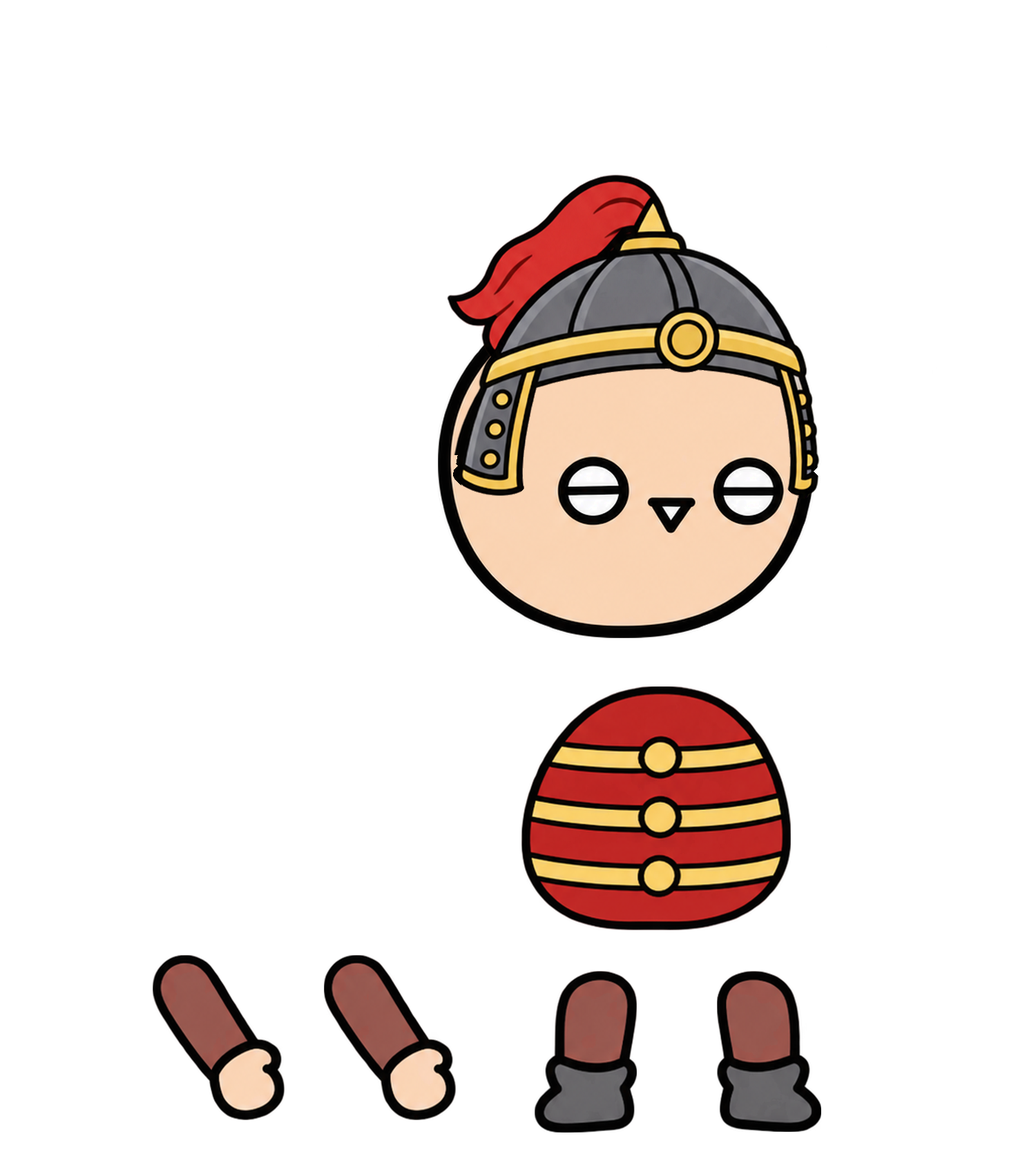
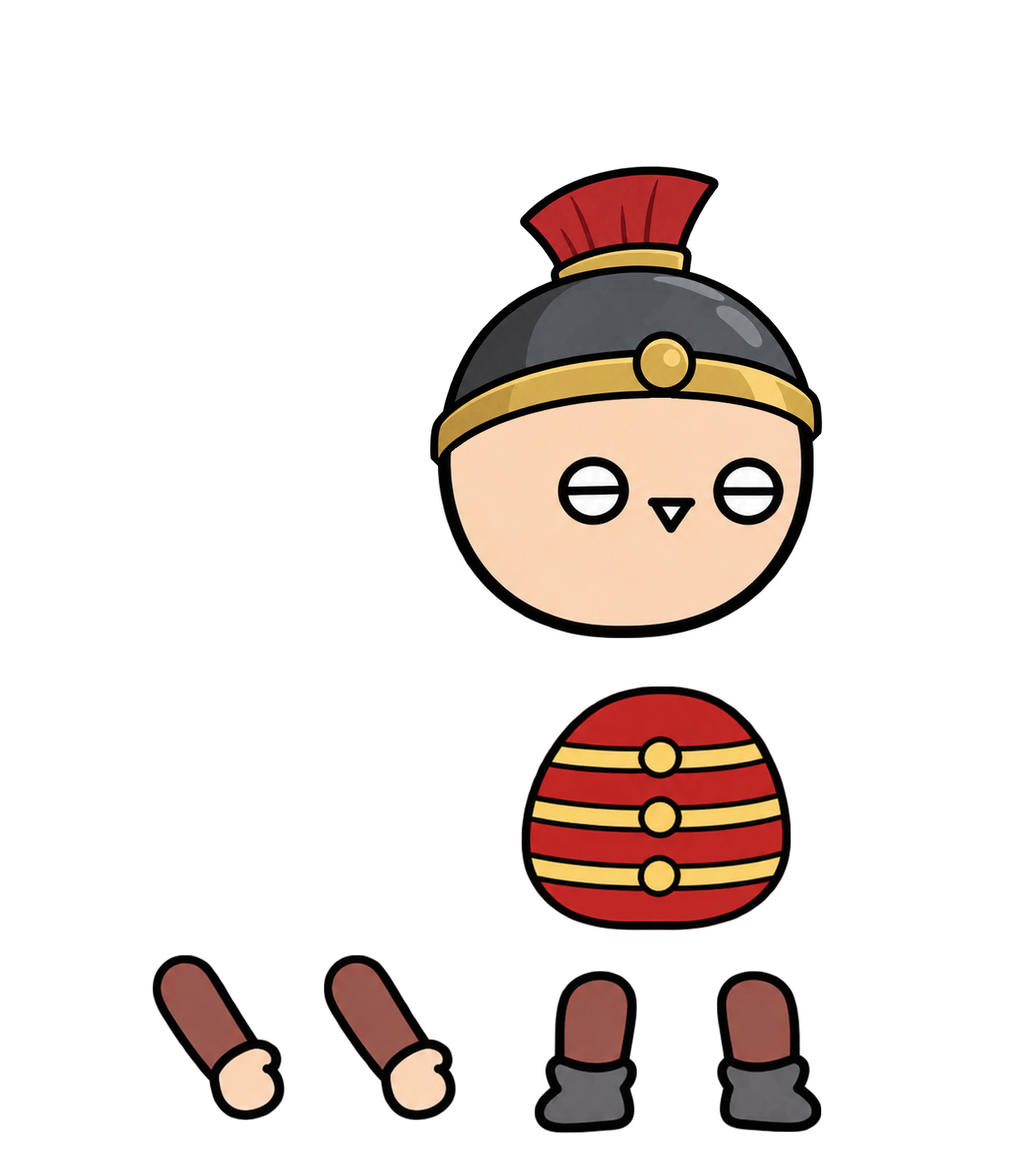
Layer changes from the first 1036px x 1174px image to the second:
painted on "머리" over [left=428, top=164, right=823, bottom=499]
